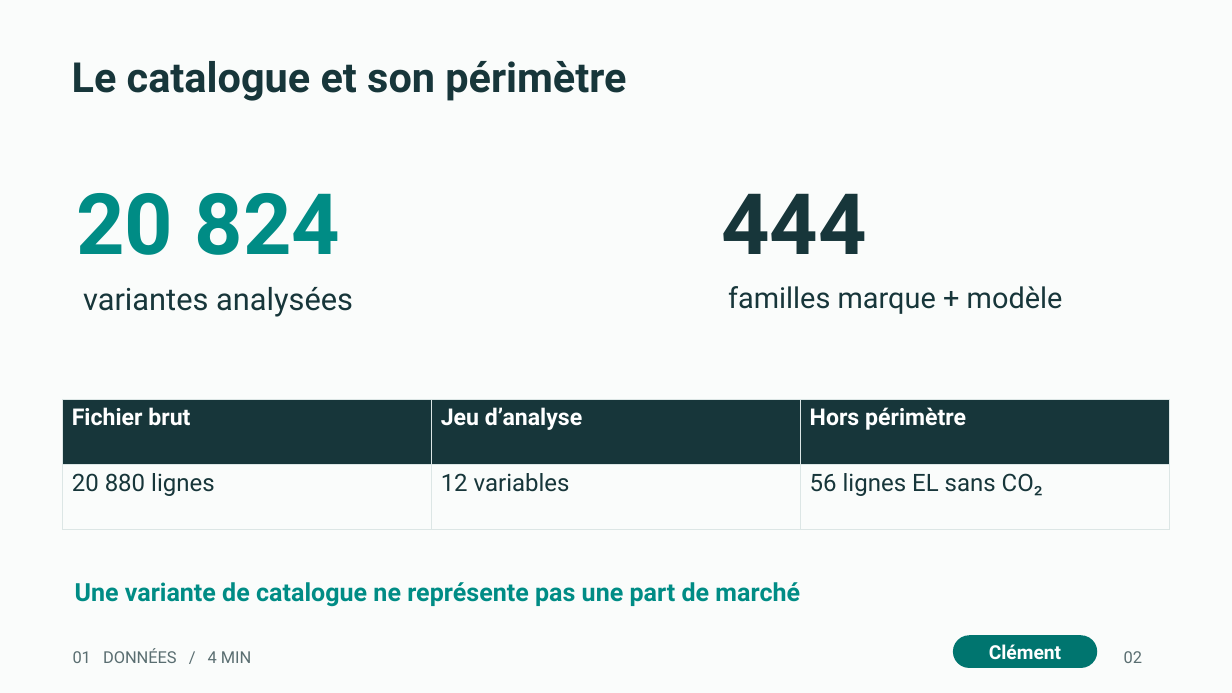
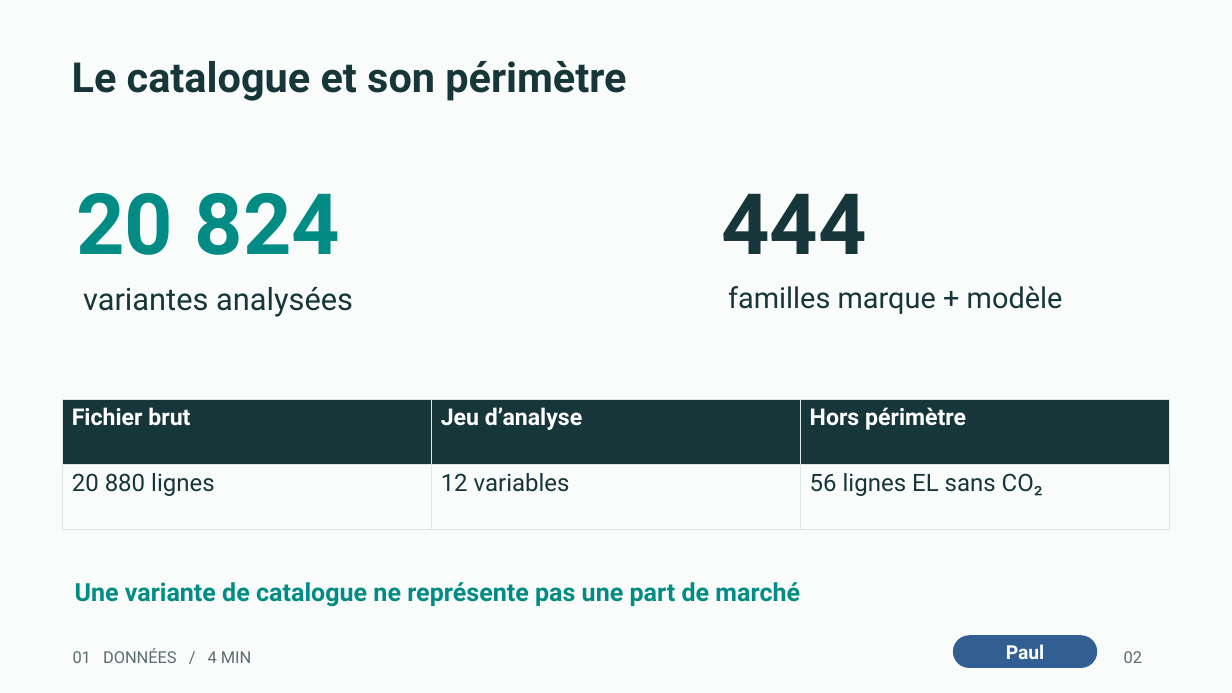
Before and after one commit to MachineLearning-NCJP/Atelier-01, a slide deck: slide 2 of presentation/output/evaluation_ds_ml_vehicules.pptx. Drawn at 1232x693 pixels with LibreOffice and Linux fonts; fonts in the diff are those of the drawing. Boxes give left, top, right and bottom in pixels: in the first picture for what was removed or moved away, otherwise in the second. Text is boxed around its words. In the diff, an @@ line names an element or a change of style, - is before the commit and + after.

Commit message:
update pptx

```diff
--- a/presentation/output/evaluation_ds_ml_vehicules.pptx
+++ b/presentation/output/evaluation_ds_ml_vehicules.pptx
@@ rounded rectangle "Paul" at box(953, 636, 1097, 668): fill #00756F to #315F94 @@
@@ text in rounded rectangle at box(1006, 644, 1044, 659): text changed @@
-Clément
+Paul
```
Also in this commit, not shown: 4 other slides changed.
